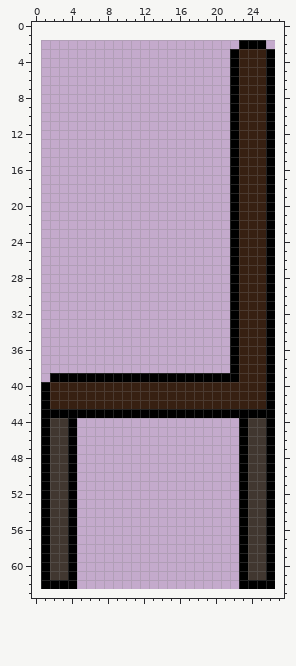
One commit to this pixel-art sprite: SpriteLib3.0-v2.0/assets/sprites/Chair.png. The first picture shows the starting point.
The file is 26x61 pixels. The old version is drawn lined up with the new one, on the new canvas.
The result:
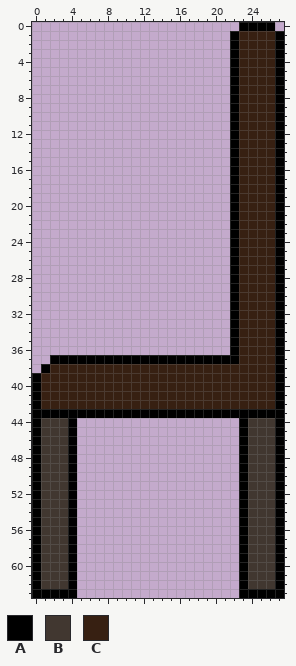
Palette (. is transparent): A #000000  B #413730  C #372012
The edit:
canvas 26x61 -> 28x64, the old top-left corner now at 1,2
@@ x 0..27 @@
- 0 ............................
- 1 ............................
- 2 .......................AAA..
- 3 ......................ACCCA.
- 4 ......................ACCCA.
- 5 ......................ACCCA.
- 6 ......................ACCCA.
- 7 ......................ACCCA.
- 8 ......................ACCCA.
- 9 ......................ACCCA.
-10 ......................ACCCA.
-11 ......................ACCCA.
-12 ......................ACCCA.
-13 ......................ACCCA.
-14 ......................ACCCA.
-15 ......................ACCCA.
-16 ......................ACCCA.
-17 ......................ACCCA.
-18 ......................ACCCA.
-19 ......................ACCCA.
-20 ......................ACCCA.
-21 ......................ACCCA.
-22 ......................ACCCA.
-23 ......................ACCCA.
-24 ......................ACCCA.
-25 ......................ACCCA.
-26 ......................ACCCA.
-27 ......................ACCCA.
-28 ......................ACCCA.
-29 ......................ACCCA.
-30 ......................ACCCA.
-31 ......................ACCCA.
-32 ......................ACCCA.
-33 ......................ACCCA.
-34 ......................ACCCA.
-35 ......................ACCCA.
-36 ......................ACCCA.
-37 ......................ACCCA.
-38 ......................ACCCA.
-39 ..AAAAAAAAAAAAAAAAAAAAACCCA.
-40 .ACCCCCCCCCCCCCCCCCCCCCCCCA.
-41 .ACCCCCCCCCCCCCCCCCCCCCCCCA.
-42 .ACCCCCCCCCCCCCCCCCCCCCCCCA.
-43 .AAAAAAAAAAAAAAAAAAAAAAAAAA.
-44 .ABBA..................ABBA.
-45 .ABBA..................ABBA.
-46 .ABBA..................ABBA.
-47 .ABBA..................ABBA.
-48 .ABBA..................ABBA.
-49 .ABBA..................ABBA.
-50 .ABBA..................ABBA.
-51 .ABBA..................ABBA.
-52 .ABBA..................ABBA.
-53 .ABBA..................ABBA.
-54 .ABBA..................ABBA.
-55 .ABBA..................ABBA.
-56 .ABBA..................ABBA.
-57 .ABBA..................ABBA.
-58 .ABBA..................ABBA.
-59 .ABBA..................ABBA.
-60 .ABBA..................ABBA.
-61 .ABBA..................ABBA.
-62 .AAAA..................AAAA.
-63 ............................
+ 0 .......................AAAA.
+ 1 ......................ACCCCA
+ 2 ......................ACCCCA
+ 3 ......................ACCCCA
+ 4 ......................ACCCCA
+ 5 ......................ACCCCA
+ 6 ......................ACCCCA
+ 7 ......................ACCCCA
+ 8 ......................ACCCCA
+ 9 ......................ACCCCA
+10 ......................ACCCCA
+11 ......................ACCCCA
+12 ......................ACCCCA
+13 ......................ACCCCA
+14 ......................ACCCCA
+15 ......................ACCCCA
+16 ......................ACCCCA
+17 ......................ACCCCA
+18 ......................ACCCCA
+19 ......................ACCCCA
+20 ......................ACCCCA
+21 ......................ACCCCA
+22 ......................ACCCCA
+23 ......................ACCCCA
+24 ......................ACCCCA
+25 ......................ACCCCA
+26 ......................ACCCCA
+27 ......................ACCCCA
+28 ......................ACCCCA
+29 ......................ACCCCA
+30 ......................ACCCCA
+31 ......................ACCCCA
+32 ......................ACCCCA
+33 ......................ACCCCA
+34 ......................ACCCCA
+35 ......................ACCCCA
+36 ......................ACCCCA
+37 ..AAAAAAAAAAAAAAAAAAAAACCCCA
+38 .ACCCCCCCCCCCCCCCCCCCCCCCCCA
+39 ACCCCCCCCCCCCCCCCCCCCCCCCCCA
+40 ACCCCCCCCCCCCCCCCCCCCCCCCCCA
+41 ACCCCCCCCCCCCCCCCCCCCCCCCCCA
+42 ACCCCCCCCCCCCCCCCCCCCCCCCCCA
+43 AAAAAAAAAAAAAAAAAAAAAAAAAAAA
+44 ABBBA..................ABBBA
+45 ABBBA..................ABBBA
+46 ABBBA..................ABBBA
+47 ABBBA..................ABBBA
+48 ABBBA..................ABBBA
+49 ABBBA..................ABBBA
+50 ABBBA..................ABBBA
+51 ABBBA..................ABBBA
+52 ABBBA..................ABBBA
+53 ABBBA..................ABBBA
+54 ABBBA..................ABBBA
+55 ABBBA..................ABBBA
+56 ABBBA..................ABBBA
+57 ABBBA..................ABBBA
+58 ABBBA..................ABBBA
+59 ABBBA..................ABBBA
+60 ABBBA..................ABBBA
+61 ABBBA..................ABBBA
+62 ABBBA..................ABBBA
+63 AAAAA..................AAAAA
